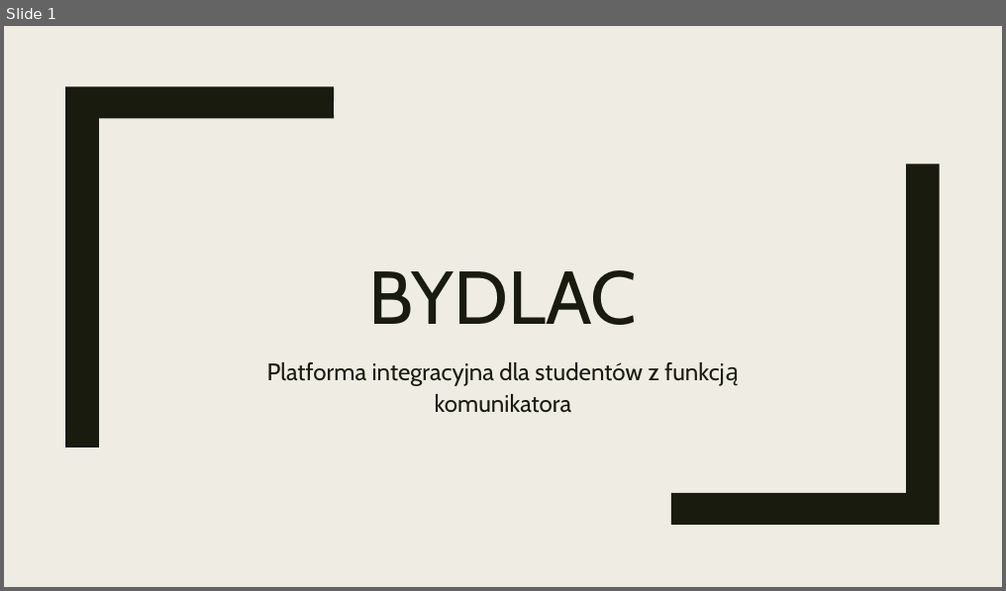
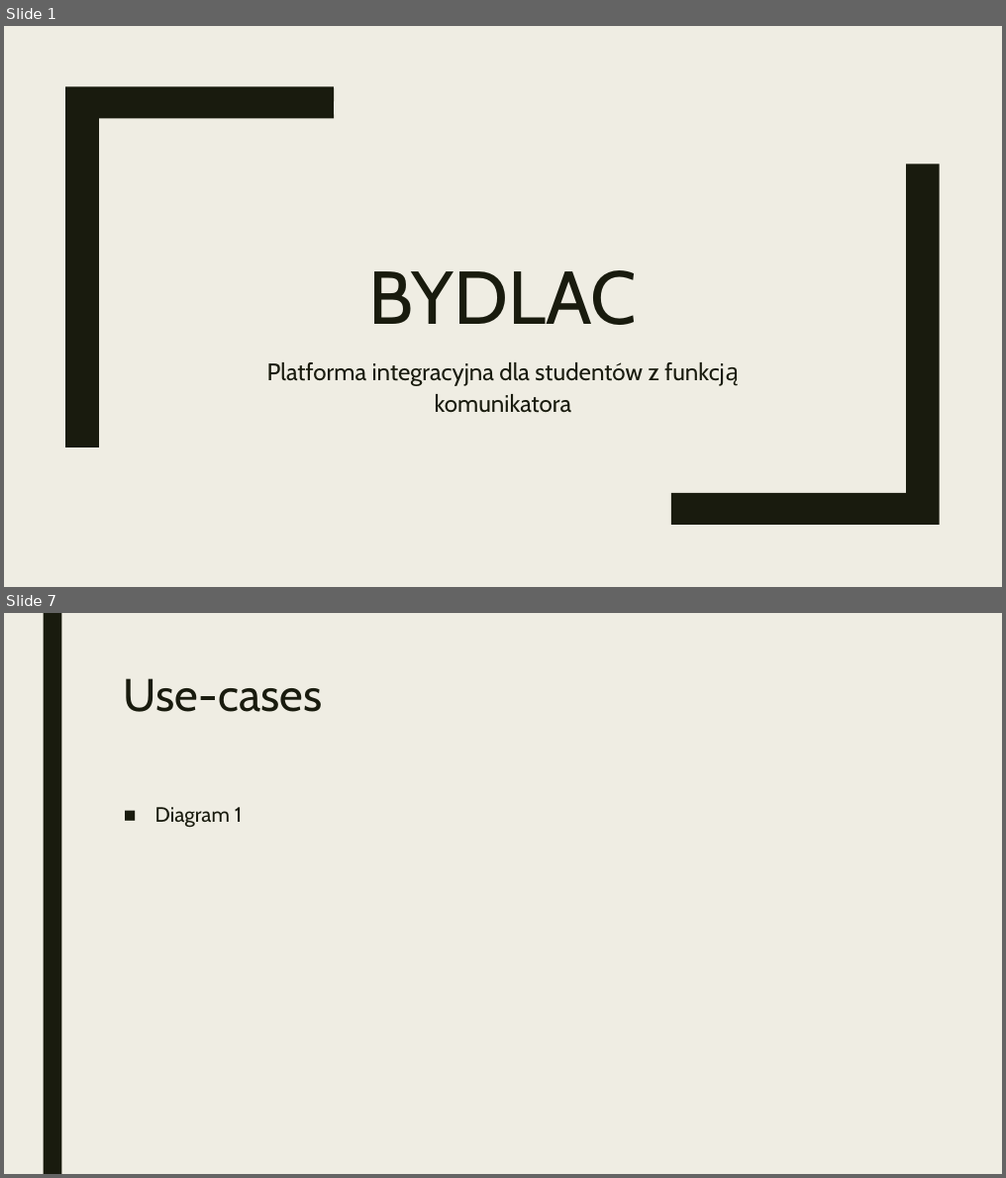
Before and after one commit to kacienk/Bydlac, a slide deck: EduResources/PrezentacjaInżynieria1.pptx. Shown one above the other, each under a label of ours: slide 1 before the commit, slides 1 and 7 after it; the slides between them are not shown. The pictures are 1006x591 and 1006x1178 pixels, drawn with LibreOffice and Linux fonts; fonts in the diff are those of the drawing. Boxes give left, top, right and bottom in pixels: in the first picture for what was removed or moved away, otherwise in the second. Text is boxed around its words. In the diff, an @@ line names an element or a change of style, - is before the commit and + after.

```diff
--- a/EduResources/PrezentacjaInżynieria1.pptx
+++ b/EduResources/PrezentacjaInżynieria1.pptx
@@ slide 7 added at (4,613,1002,1174), background #EFEDE3 @@
@@ rectangle added at (43,613,61,1174), fill #191B0E @@
@@ title added at (124,678,322,712), 44 pt, text #191B0E @@
+Use-cases
@@ text added at (155,807,242,828), 20 pt, text #191B0E @@
+■ Diagram 1
```
Also in this commit, not shown: 2 slides changed, 5 other slides added, 1 slide removed.
